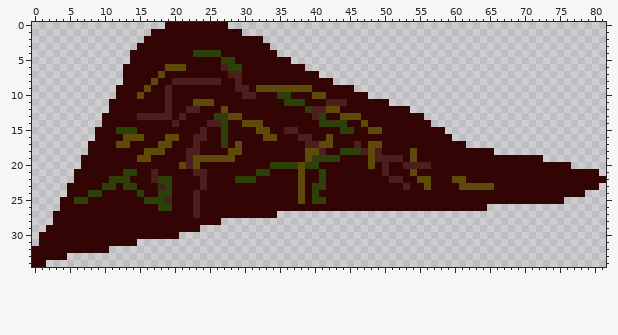
A sprite sheet gets an edit: Assets/Original/Sprites/Espécies/arribada1.png. Above, as it was before the edit.
The file is 82x35 pixels.
Once edited:
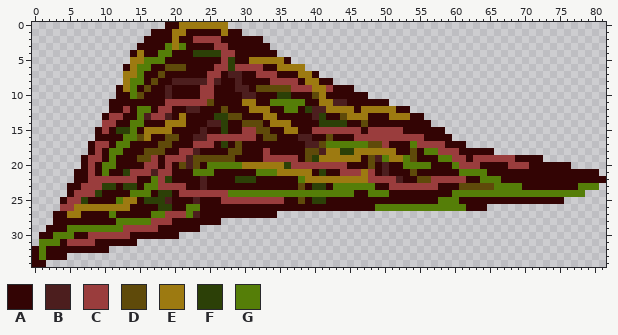
Palette (. is transparent): A #330404  B #4c1e1e  C #9a3d3d  D #5f4a0a  E #9d7a11  F #2c4007  G #557e08
Change:
y 0: x 21..27 AAAAAAA -> EEEEEEE
y 1: x 20..21 AA -> EE; x 27 A -> E
y 2: x 20 A -> E; x 23..26 AAAA -> CCCC
y 3: x 19..21 AAA -> GEG; x 26..27 AA -> CC
y 4: x 15 A -> E; x 18..19 AA -> GG; x 27..28 AA -> CC
y 5: x 14..18 AAAAA -> EEGGG; x 27 F -> C; x 31..35 AAAAA -> EEEEE
y 6: x 14..16 AAA -> EGG; x 26..27 AB -> CC; x 29..32 FAAA -> CCCC; x 35..38 AAAA -> EEEE
y 7: x 13..15 AAA -> EEG; x 25..26 AA -> CC; x 32..34 AAA -> CCC; x 38..39 AA -> EE
y 8: x 13..15 AAA -> EGG; x 25 B -> C; x 34..37 AAAA -> CCCC; x 39..40 AA -> EE
y 9: x 13..14 AA -> EG; x 24..25 AA -> CC; x 37..42 DDDAAA -> CCCEEC
y 10: x 14 A -> G; x 24..25 AA -> CC; x 41 D -> E
y 11: x 19..24 BAAADD -> CCCCCC; x 30..31 AA -> EE; x 34..38 AAFFF -> GGGGG; x 41..42 AB -> EE
y 12: x 13 A -> C; x 15..16 AA -> GG; x 18..19 AB -> CC; x 31..33 AAA -> EEE; x 36..37 AA -> GG; x 42..45 DDAA -> EEEE; x 47..51 AAAAA -> EEEEE
y 13: x 11..12 AA -> CC; x 15 B -> G; x 17..18 BB -> CC; x 21 B -> E; x 33..34 AA -> EE; x 45..47 DDA -> EEE; x 51..53 AAA -> EEE
y 14: x 10..11 AA -> CC; x 14..15 AA -> GG; x 19..21 ABA -> EEE; x 34..36 AAA -> EEE
y 15: x 10 A -> C; x 14 F -> G; x 16..19 AAAA -> EEEE; x 30..31 AA -> CC; x 36..37 BB -> EE; x 40..46 AAAAFFA -> CCCCCCC; x 48..52 DDAAA -> CCCCC
y 16: x 13..14 DD -> GG; x 16 A -> E; x 25..31 AAFAAAA -> CCCCCCC; x 46..55 AAAAAAAAAA -> CCCCCCCCCC
y 17: x 9..10 AA -> CC; x 12..13 DD -> GG; x 23..25 BAA -> CCC; x 42..47 DAAABA -> GGGGGG; x 50 A -> C; x 54..58 AAAAA -> GCCCC
y 18: x 9 A -> C; x 11..12 AA -> GG; x 21..22 AB -> CC; x 33 A -> C; x 42..43 AA -> EE; x 46..51 FBDBAA -> EEEEEE; x 56..60 AAAAA -> GGCCC
y 19: x 8..9 AA -> CC; x 11 A -> G; x 17 A -> C; x 19..21 AAA -> CCC; x 33..37 AAAAA -> CCCCC; x 41..46 FFFAAA -> EEEEEE; x 50..53 BBBA -> GEEG; x 58..61 AAAA -> GGCC; x 63..68 AAAAAA -> CCCCCC
y 20: x 8 A -> C; x 10..11 AA -> GG; x 16..17 AA -> CC; x 19 A -> C; x 25..35 AAAAAAAAAFF -> GGGGGEEEEEE; x 37..44 FDFFAAAA -> CCCCCCCC; x 53..56 BBBB -> GGGG; x 60..63 AAAA -> GCCC; x 68..70 AAA -> CCC
y 21: x 8 A -> C; x 10 A -> G; x 14..16 FAA -> CCC; x 18..19 AA -> CC; x 23..25 BBA -> GGG; x 32..39 FFAAAADA -> GGGEEEEE; x 44..48 AAAAA -> CCCEC; x 61..64 AAAA -> GGGG
y 22: x 8..14 AAAFFFA -> CCCCCCC; x 17..18 BF -> GC; x 38..51 DAAFAAAAAAAAAB -> GEEEEEEEEECCCC; x 57..61 AAADD -> CCCCC; x 64..66 AAA -> GGG
y 23: x 7..9 AAA -> CCC; x 16..21 AABFAA -> GGCCCC; x 43..48 AAAAAA -> GGGGGG; x 51..57 AABAADA -> CCCCCCC; x 66..69 AAAA -> GGGG; x 78..80 AAA -> GGG
y 24: x 6..8 AAF -> CCC; x 14..16 AFA -> GGG; x 21..45 AABAAAAAAAAAAAAAADAFAAAAA -> CCCCCCCGGGGGGGGGGGGGGGGGG; x 48..50 AAA -> GGG; x 60..78 AAAAAAAAAAAAAAAAAAA -> GGGGGGGGGGGGGGGGGGG
y 25: x 5..6 AF -> CC; x 12..14 AAA -> GEE; x 27..35 AAAAAAAAA -> CCCCCCCCC; x 58..60 AAA -> GGG
y 26: x 4..13 AAAAAAAAAA -> CCEEEEEEEE; x 22..23 AB -> GG; x 49..61 AAAAAAAAAAAAA -> GGGGGGGGGGGGG
y 27: x 5..6 AA -> EE; x 11 A -> G; x 17..22 AAAAAA -> GGCCCG
y 28: x 12..19 AAAAAAAA -> GGGGGCCC
y 29: x 5..17 AAAAAAAAAAAAA -> GGGGGGGGCCCCC
y 30: x 3..5 AAA -> GGG; x 8..13 AAAAAA -> CCCCCC
y 31: x 1..3 AAA -> GGG; x 5..8 AAAA -> CCCC
y 32..33: x 1 A -> G
